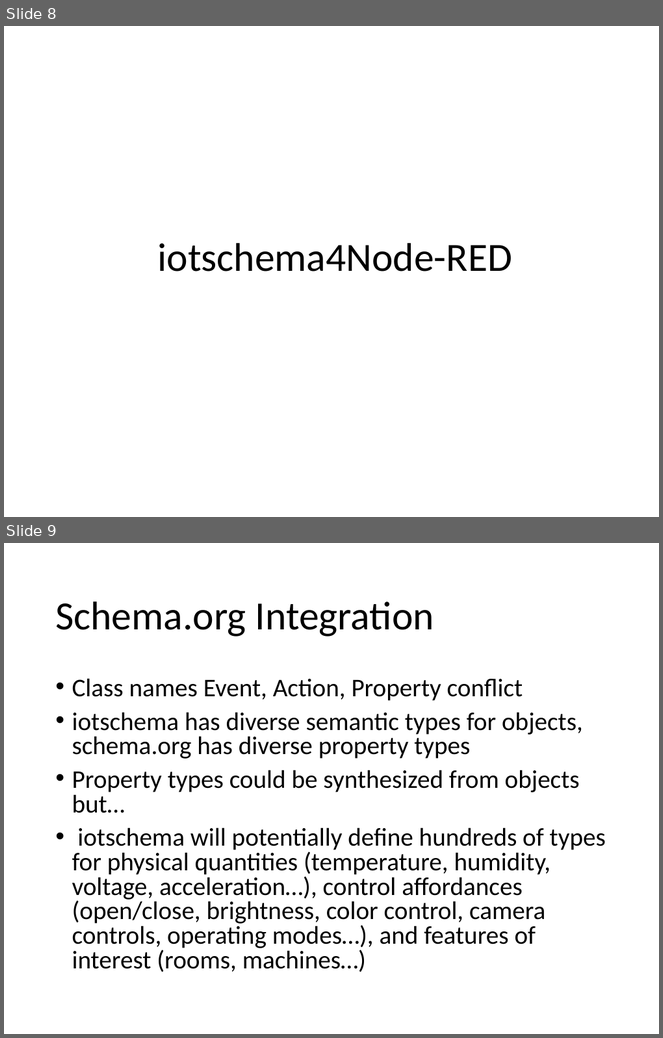
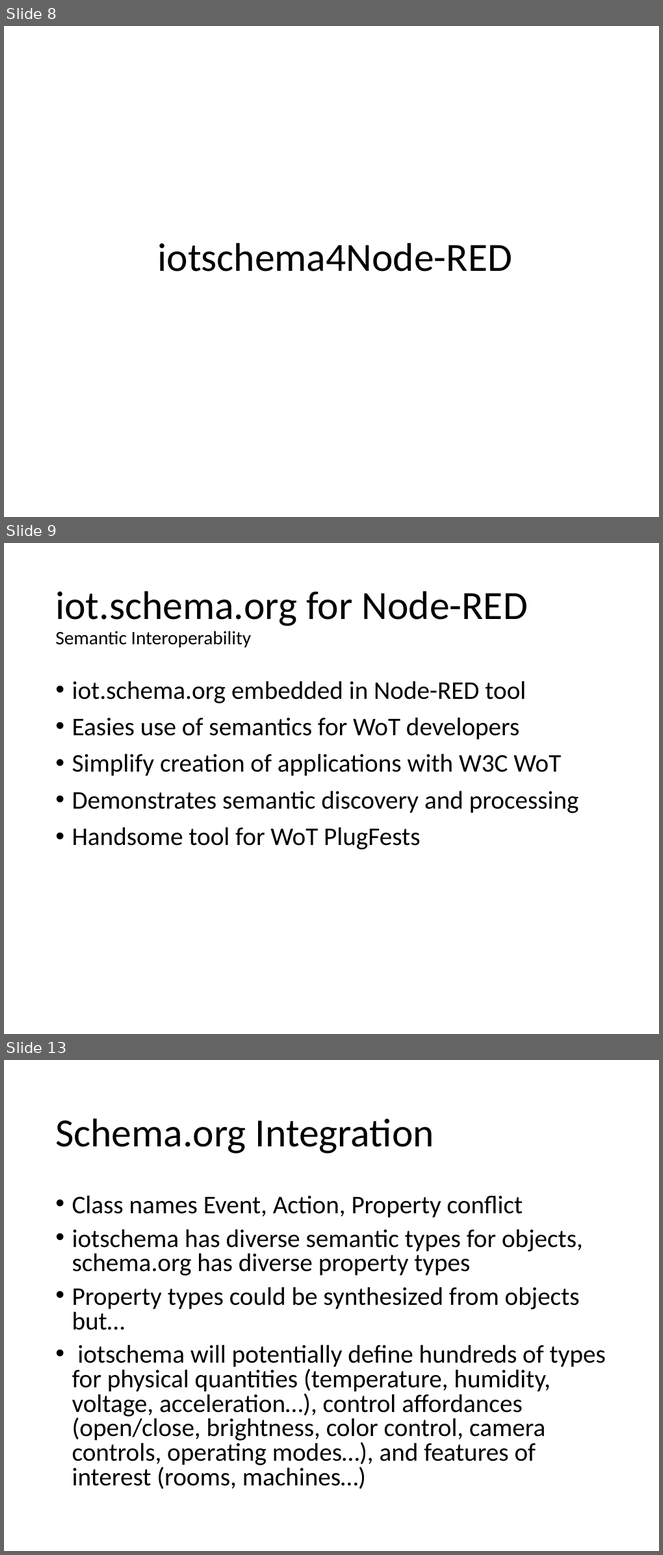
Before and after one commit to iot-schema-collab/teleconferences, a slide deck: iotschema-20200220.pptx. Shown one above the other, each under a label of ours: slides 8 and 9 before the commit, slides 8, 9 and 13 after it; the slides between them are not shown. The pictures are 663x1038 and 663x1555 pixels, drawn with LibreOffice and Linux fonts; fonts in the diff are those of the drawing. Boxes give left, top, right and bottom in pixels: in the first picture for what was removed or moved away, otherwise in the second. Text is boxed around its words. In the diff, an @@ line names an element or a change of style, - is before the commit and + after.

Commit message:
Slides updated with the topic: iotschema4Node-RED over npm

```diff
--- a/iotschema-20200220.pptx
+++ b/iotschema-20200220.pptx
@@ slide 9 added at (4,543,659,1034), background #FFFFFF @@
@@ title added at (55,591,528,648), 44 pt, text #000000 @@
+iot.schema.org for Node-RED
+Semantic Interoperability
@@ text added at (72,681,579,850), 28 pt, text #000000 @@
+• iot.schema.org embedded in Node-RED tool
+• Easies use of semantics for WoT developers
+• Simplify creation of applications with W3C WoT
+• Demonstrates semantic discovery and processing
+• Handsome tool for WoT PlugFests
@@ what was slide 9 is now slide 13 @@
```
Also in this commit, not shown: 1 slide changed, 3 other slides added, 1 other file.
